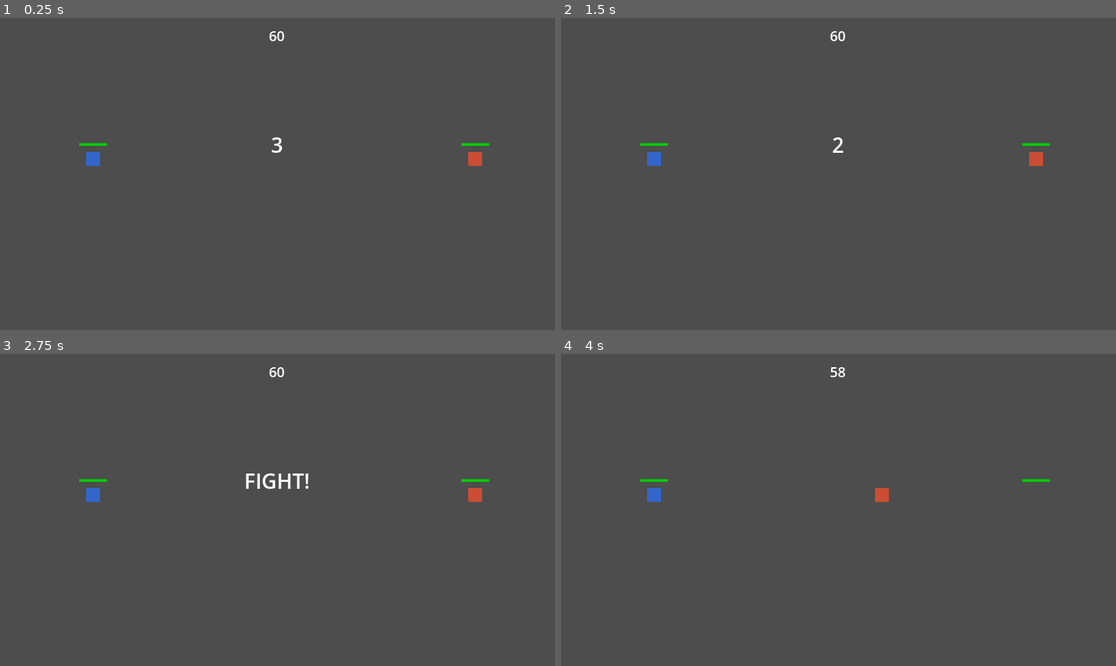
Above: before the commit, frames 1-4 (two rows, left to right).
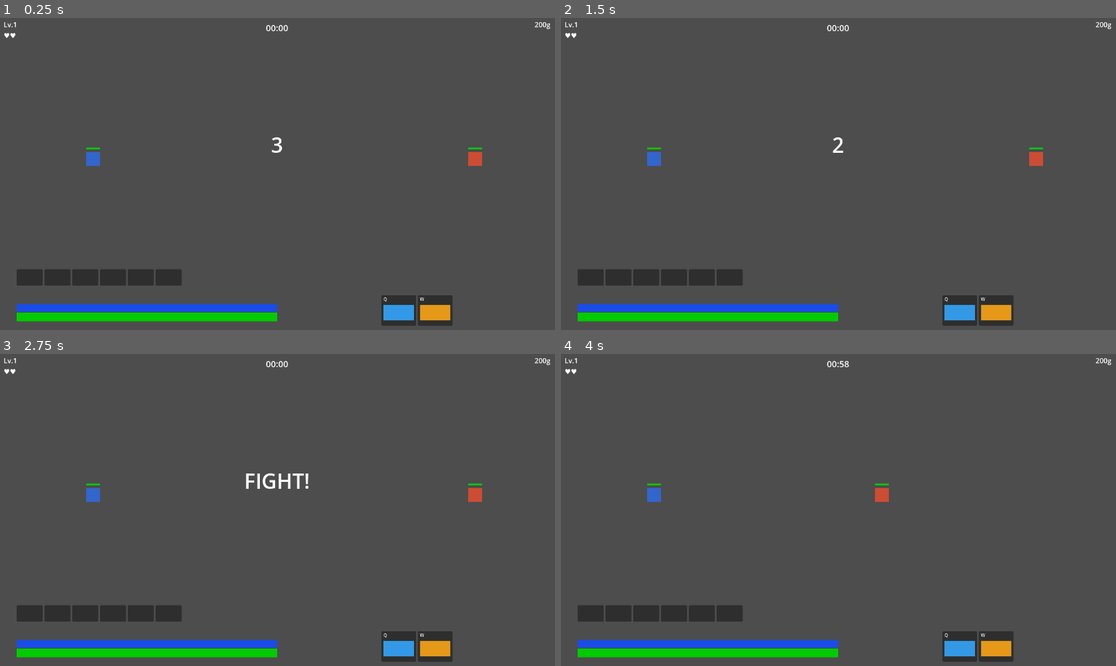
Above: after the commit, the same moments.

Repository: zhistokoepvpp-ctrl/hero-chaos
Game: Godot game, scene res://Scenes/Duel.tscn
Two runs of this game, one before a commit and one after it. Both use one fixed random seed, a clock stepped at 60 frames per second and the inputs below. This scene is started directly instead of the project's main scene.
Inputs (mouse positions are in pixels of both pictures, inside the frame that each line leads up to):
- Up to frame 1 (0.25 s): no input
- Up to frame 2 (1.5 s): tap Enter at 0.5 s; move the mouse to (960, 158) at 0.52 s; tap Q (ability_q) at 0.6 s; click (960, 158) at 0.67 s; tap W (ability_w) at 0.8 s; tap Space at 1.25 s; drag from (727, 189) to (810, 236) at 1.27 s
- Up to frame 3 (2.75 s): tap Enter at 2 s; move the mouse to (333, 441) at 2.02 s; tap Q (ability_q) at 2.1 s; click (333, 441) at 2.17 s; tap W (ability_w) at 2.3 s
- Up to frame 4 (4 s): tap Space at 2.75 s; drag from (810, 572) to (672, 463) at 2.77 s; move the mouse to (1005, 556) at 3.52 s; tap B at 3.6 s; click (1005, 556) at 3.67 s; tap W (ability_w) at 3.8 s

The runs differ from the first frame. In frame 1, 5.5% of the frame differs, in the area x 0-100%, y 1-99%; in frame 2, 5.5%; in frame 3, 5.5%; in frame 4, 5.5%.

Commit message:
fix: duel — arena-style combat, full HUD, attached hp bars

Diff:
--- a/game/Scenes/Duel.tscn
+++ b/game/Scenes/Duel.tscn
@@ -14,38 +14,38 @@
 size = Vector2i(32, 32)
 color = Color(0.2, 0.4, 0.8, 1)
 
+[node name="HeroHpBar" type="ColorRect" parent="ArenaView/HeroRect"]
+position = Vector2i(0, -10)
+size = Vector2i(32, 4)
+color = Color(0, 0.8, 0, 1)
+
+[node name="HeroHpBg" type="ColorRect" parent="ArenaView/HeroRect"]
+position = Vector2i(0, -10)
+size = Vector2i(32, 4)
+color = Color(0.2, 0.2, 0.2, 1)
+show_behind_parent = true
+
 [node name="EnemyRect" type="ColorRect" parent="ArenaView"]
 position = Vector2i(1080, 310)
 size = Vector2i(32, 32)
 color = Color(0.8, 0.2, 0.2, 1)
+
+[node name="EnemyHpBar" type="ColorRect" parent="ArenaView/EnemyRect"]
+position = Vector2i(0, -10)
+size = Vector2i(32, 4)
+color = Color(0, 0.8, 0, 1)
+
+[node name="EnemyHpBg" type="ColorRect" parent="ArenaView/EnemyRect"]
+position = Vector2i(0, -10)
+size = Vector2i(32, 4)
+color = Color(0.2, 0.2, 0.2, 1)
+show_behind_parent = true
 
 [node name="TargetPos" type="ColorRect" parent="ArenaView"]
 position = Vector2i(0, 0)
 size = Vector2i(8, 8)
 color = Color(0, 1, 0, 0.5)
 visible = false
-
-[node name="HeroHpBar" type="ColorRect" parent="ArenaView"]
-position = Vector2i(184, 290)
-size = Vector2i(64, 6)
-color = Color(0, 0.8, 0, 1)
-
-[node name="HeroHpBg" type="ColorRect" parent="ArenaView"]
-position = Vector2i(184, 290)
-size = Vector2i(64, 6)
-color = Color(0.2, 0.2, 0.2, 1)
-show_behind_parent = true
-
-[node name="EnemyHpBar" type="ColorRect" parent="ArenaView"]
-position = Vector2i(1064, 290)
-size = Vector2i(64, 6)
-color = Color(0, 0.8, 0, 1)
-
-[node name="EnemyHpBg" type="ColorRect" parent="ArenaView"]
-position = Vector2i(1064, 290)
-size = Vector2i(64, 6)
-color = Color(0.2, 0.2, 0.2, 1)
-show_behind_parent = true
 
 [node name="CountdownLabel" type="Label" parent="."]
 layout_mode = 0
@@ -60,12 +60,12 @@
 [node name="TimerLabel" type="Label" parent="."]
 layout_mode = 0
 offset_left = 540
-offset_top = 20
+offset_top = 10
 offset_right = 740
-offset_bottom = 60
-text = "60"
+offset_bottom = 40
+text = "00:00"
 horizontal_alignment = 1
-theme_override_font_sizes/font_size = 32
+theme_override_font_sizes/font_size = 20
 
 [node name="ResultLabel" type="Label" parent="."]
 visible = false
@@ -77,3 +77,241 @@
 text = ""
 horizontal_alignment = 1
 theme_override_font_sizes/font_size = 36
+
+[node name="LevelLabel" type="Label" parent="."]
+layout_mode = 0
+offset_left = 10
+offset_top = 5
+offset_right = 200
+offset_bottom = 30
+text = "Lv.1"
+theme_override_font_sizes/font_size = 16
+
+[node name="LivesLabel" type="Label" parent="."]
+layout_mode = 0
+offset_left = 10
+offset_top = 30
+offset_right = 200
+offset_bottom = 55
+text = "♥♥"
+theme_override_font_sizes/font_size = 16
+
+[node name="HpBg" type="ColorRect" parent="."]
+layout_mode = 0
+offset_left = 40
+offset_top = 680
+offset_right = 640
+offset_bottom = 700
+color = Color(0.2, 0.2, 0.2, 1)
+
+[node name="ManaBg" type="ColorRect" parent="."]
+layout_mode = 0
+offset_left = 40
+offset_top = 660
+offset_right = 640
+offset_bottom = 678
+color = Color(0.15, 0.15, 0.2, 1)
+
+[node name="HpBar" type="ColorRect" parent="."]
+layout_mode = 0
+offset_left = 40
+offset_top = 680
+offset_right = 640
+offset_bottom = 700
+color = Color(0, 0.8, 0, 1)
+
+[node name="ManaBar" type="ColorRect" parent="."]
+layout_mode = 0
+offset_left = 40
+offset_top = 660
+offset_right = 640
+offset_bottom = 678
+color = Color(0.1, 0.3, 0.9, 1)
+
+[node name="AbilityBox" type="HBoxContainer" parent="."]
+layout_mode = 0
+offset_left = 880
+offset_top = 640
+offset_right = 1240
+offset_bottom = 710
+
+[node name="QPanel" type="Panel" parent="AbilityBox"]
+custom_minimum_size = Vector2i(80, 60)
+size = Vector2i(80, 60)
+
+[node name="QLabel" type="Label" parent="AbilityBox/QPanel"]
+layout_mode = 0
+offset_left = 5
+offset_top = 2
+offset_right = 75
+offset_bottom = 22
+text = "Q"
+theme_override_font_sizes/font_size = 10
+
+[node name="QCooldownBar" type="ColorRect" parent="AbilityBox/QPanel"]
+layout_mode = 0
+offset_left = 5
+offset_top = 22
+offset_right = 75
+offset_bottom = 58
+color = Color(0.2, 0.6, 0.9, 1)
+
+[node name="QCooldownBg" type="ColorRect" parent="AbilityBox/QPanel"]
+layout_mode = 0
+offset_left = 5
+offset_top = 22
+offset_right = 75
+offset_bottom = 58
+color = Color(0.1, 0.1, 0.1, 1)
+show_behind_parent = true
+
+[node name="WPanel" type="Panel" parent="AbilityBox"]
+custom_minimum_size = Vector2i(80, 60)
+size = Vector2i(80, 60)
+
+[node name="WLabel" type="Label" parent="AbilityBox/WPanel"]
+layout_mode = 0
+offset_left = 5
+offset_top = 2
+offset_right = 75
+offset_bottom = 22
+text = "W"
+theme_override_font_sizes/font_size = 10
+
+[node name="WCooldownBar" type="ColorRect" parent="AbilityBox/WPanel"]
+layout_mode = 0
+offset_left = 5
+offset_top = 22
+offset_right = 75
+offset_bottom = 58
+color = Color(0.9, 0.6, 0.1, 1)
+
+[node name="WCooldownBg" type="ColorRect" parent="AbilityBox/WPanel"]
+layout_mode = 0
+offset_left = 5
+offset_top = 22
+offset_right = 75
+offset_bottom = 58
+color = Color(0.1, 0.1, 0.1, 1)
+show_behind_parent = true
+
+[node name="GoldLabel" type="Label" parent="."]
+layout_mode = 0
+offset_left = 1180
+offset_top = 5
+offset_right = 1270
+offset_bottom = 30
+text = "200g"
+horizontal_alignment = 2
+theme_override_font_sizes/font_size = 16
+
+[node name="InvBox" type="HBoxContainer" parent="."]
+layout_mode = 0
+offset_left = 40
+offset_top = 580
+offset_right = 640
+offset_bottom = 618
+
+[node name="Slot0" type="Panel" parent="InvBox"]
+custom_minimum_size = Vector2i(60, 36)
+size = Vector2i(60, 36)
+color = Color(0.1, 0.1, 0.15, 0.8)
+
+[node name="Slot0Label" type="Label" parent="InvBox/Slot0"]
+layout_mode = 0
+offset_left = 2
+offset_top = 2
+offset_right = 58
+offset_bottom = 34
+text = ""
+theme_override_font_sizes/font_size = 10
+
+[node name="Slot1" type="Panel" parent="InvBox"]
+layout_mode = 0
+offset_left = 70
+offset_top = 0
+offset_right = 130
+offset_bottom = 36
+custom_minimum_size = Vector2i(60, 36)
+color = Color(0.1, 0.1, 0.15, 0.8)
+
+[node name="Slot1Label" type="Label" parent="InvBox/Slot1"]
+layout_mode = 0
+offset_left = 2
+offset_top = 2
+offset_right = 58
+offset_bottom = 34
+text = ""
+theme_override_font_sizes/font_size = 10
+
+[node name="Slot2" type="Panel" parent="InvBox"]
+layout_mode = 0
+offset_left = 140
+offset_top = 0
+offset_right = 200
+offset_bottom = 36
+custom_minimum_size = Vector2i(60, 36)
+color = Color(0.1, 0.1, 0.15, 0.8)
+
+[node name="Slot2Label" type="Label" parent="InvBox/Slot2"]
+layout_mode = 0
+offset_left = 2
+offset_top = 2
+offset_right = 58
+offset_bottom = 34
+text = ""
+theme_override_font_sizes/font_size = 10
+
+[node name="Slot3" type="Panel" parent="InvBox"]
+layout_mode = 0
+offset_left = 210
+offset_top = 0
+offset_right = 270
+offset_bottom = 36
+custom_minimum_size = Vector2i(60, 36)
+color = Color(0.1, 0.1, 0.15, 0.8)
+
+[node name="Slot3Label" type="Label" parent="InvBox/Slot3"]
+layout_mode = 0
+offset_left = 2
+offset_top = 2
+offset_right = 58
+offset_bottom = 34
+text = ""
+theme_override_font_sizes/font_size = 10
+
+[node name="Slot4" type="Panel" parent="InvBox"]
+layout_mode = 0
+offset_left = 280
+offset_top = 0
+offset_right = 340
+offset_bottom = 36
+custom_minimum_size = Vector2i(60, 36)
+color = Color(0.1, 0.1, 0.15, 0.8)
+
+[node name="Slot4Label" type="Label" parent="InvBox/Slot4"]
+layout_mode = 0
+offset_left = 2
+offset_top = 2
+offset_right = 58
+offset_bottom = 34
+text = ""
+theme_override_font_sizes/font_size = 10
+
+[node name="Slot5" type="Panel" parent="InvBox"]
+layout_mode = 0
+offset_left = 350
+offset_top = 0
+offset_right = 410
+offset_bottom = 36
+custom_minimum_size = Vector2i(60, 36)
+color = Color(0.1, 0.1, 0.15, 0.8)
+
+[node name="Slot5Label" type="Label" parent="InvBox/Slot5"]
+layout_mode = 0
+offset_left = 2
+offset_top = 2
+offset_right = 58
+offset_bottom = 34
+text = ""
+theme_override_font_sizes/font_size = 10
--- a/game/Scripts/UI/DuelUI.gd
+++ b/game/Scripts/UI/DuelUI.gd
@@ -3,39 +3,62 @@
 @onready var arena_view: Node2D = $ArenaView
 @onready var hero_rect: ColorRect = $ArenaView/HeroRect
 @onready var enemy_rect: ColorRect = $ArenaView/EnemyRect
+@onready var hero_hp_bar: ColorRect = $ArenaView/HeroRect/HeroHpBar
+@onready var enemy_hp_bar: ColorRect = $ArenaView/EnemyRect/EnemyHpBar
 @onready var target_pos: ColorRect = $ArenaView/TargetPos
-@onready var hero_hp_bar: ColorRect = $ArenaView/HeroHpBar
-@onready var hero_hp_bg: ColorRect = $ArenaView/HeroHpBg
-@onready var enemy_hp_bar: ColorRect = $ArenaView/EnemyHpBar
-@onready var enemy_hp_bg: ColorRect = $ArenaView/EnemyHpBg
 @onready var countdown_label: Label = $CountdownLabel
 @onready var timer_label: Label = $TimerLabel
 @onready var result_label: Label = $ResultLabel
+@onready var level_label: Label = $LevelLabel
+@onready var lives_label: Label = $LivesLabel
+@onready var hp_bar: ColorRect = $HpBar
+@onready var mana_bar: ColorRect = $ManaBar
+@onready var hp_bg: ColorRect = $HpBg
+@onready var mana_bg: ColorRect = $ManaBg
+@onready var q_label: Label = $AbilityBox/QPanel/QLabel
+@onready var w_label: Label = $AbilityBox/WPanel/WLabel
+@onready var q_cooldown_bar: ColorRect = $AbilityBox/QPanel/QCooldownBar
+@onready var w_cooldown_bar: ColorRect = $AbilityBox/WPanel/WCooldownBar
+@onready var q_cooldown_bg: ColorRect = $AbilityBox/QPanel/QCooldownBg
+@onready var w_cooldown_bg: ColorRect = $AbilityBox/WPanel/WCooldownBg
+@onready var gold_label: Label = $GoldLabel
+@onready var inv_slots: Array = [
+	$InvBox/Slot0/Slot0Label,
+	$InvBox/Slot1/Slot1Label,
+	$InvBox/Slot2/Slot2Label,
+	$InvBox/Slot3/Slot3Label,
+	$InvBox/Slot4/Slot4Label,
+	$InvBox/Slot5/Slot5Label
+]
 
 var _hero: HeroBase = null
 var _hero_speed: float = 300.0
 var _hero_dmg: int = 30
 var _hero_atk_range: float = 150.0
-var _hero_atk_spd: float = 1.0
 var _hero_max_hp: float = 500.0
 var _hero_hp: float = 500.0
+var _hero_max_mana: float = 100.0
+var _hero_mana: float = 100.0
+var _hero_atk_spd: float = 1.0
+var _atk_cooldown: float = 0.0
 
 var _enemy_speed: float = 300.0
 var _enemy_dmg: int = 25
 var _enemy_atk_range: float = 150.0
+var _enemy_hp: float = 500.0
+var _enemy_max_hp: float = 500.0
 var _enemy_atk_spd: float = 1.0
-var _enemy_max_hp: float = 500.0
-var _enemy_hp: float = 500.0
+var _enemy_atk_cooldown: float = 0.0
 
 var _move_target: Vector2 = Vector2.ZERO
 var _is_moving: bool = false
-var _atk_cooldown: float = 0.0
-var _enemy_atk_cooldown: float = 0.0
 var _duel_timer: float = Constants.DUEL_TIME
 var _fighting: bool = false
 var _ended: bool = false
 
-
+var _attacking_target = null
+var _prev_target = null
+var _attacking_target_last_pos: Vector2 = Vector2.ZERO
 
 func _ready():
 	_setup_hero()
@@ -55,13 +78,15 @@
 		return
 	var h_type = p.hero_type
 	hero_rect.color = _get_hero_color(h_type)
-	var hero_path = HeroDatabase.get_hero_script_path(h_type)
-	var HeroScript = load(hero_path)
+	var path = HeroDatabase.get_hero_script_path(h_type)
+	var HeroScript = load(path)
 	if HeroScript:
 		_hero = HeroScript.new()
 		_hero.player_data = p
 	_hero_max_hp = p.get_hp()
 	_hero_hp = _hero_max_hp
+	_hero_max_mana = p.get_mana()
+	_hero_mana = _hero_max_mana
 	_hero_dmg = p.get_damage()
 	_hero_atk_spd = p.get_atk_speed()
 	_hero_speed = p.get_speed()
@@ -111,9 +136,15 @@
 func _process(delta):
 	if _ended:
 		return
+
+	if Input.is_action_just_pressed("ability_q") and _hero:
+		_hero.ability_q()
+	if Input.is_action_just_pressed("ability_w") and _hero:
+		_hero.ability_w()
+
 	_duel_timer -= delta
 	var t = max(0, int(_duel_timer))
-	timer_label.text = "%d" % t
+	timer_label.text = "%02d:%02d" % [t / 60, t % 60]
 
 	if _is_moving and _fighting:
 		var dir = (_move_target - hero_rect.position)
@@ -126,52 +157,100 @@
 			target_pos.visible = false
 
 	_combat_tick(delta)
-	_update_hp_bars()
-
-	if _duel_timer <= 0:
+	_update_hud()
+
+	if _duel_timer <= 0 and _fighting:
 		_end_duel()
-
-	if _enemy_hp <= 0:
+	if _enemy_hp <= 0 and _fighting:
 		_end_duel(true)
-	if _hero_hp <= 0:
+	if _hero_hp <= 0 and _fighting:
 		_end_duel(false)
 
 func _input(event):
 	if not _fighting or _ended:
 		return
-	if event is InputEventMouseButton and event.button_index == MOUSE_BUTTON_RIGHT and event.pressed:
-		_move_target = event.position
-		_is_moving = true
+	if not (event is InputEventMouseButton and event.button_index == MOUSE_BUTTON_RIGHT and event.pressed):
+		return
+	if event.position.distance_to(enemy_rect.position) < 50:
+		_set_attack_target("enemy")
+		_is_moving = false
+		target_pos.visible = false
+		return
+	_set_attack_target(null)
+	_move_target = event.position
+	_is_moving = true
+
+func _set_attack_target(target):
+	_clear_target_highlight()
+	_attacking_target = target
+	_prev_target = target
+	if target == "enemy":
+		_apply_target_highlight()
+
+func _apply_target_highlight():
+	enemy_rect.modulate = Color.YELLOW
+
+func _clear_target_highlight():
+	enemy_rect.modulate = Color.WHITE
 
 func _combat_tick(delta):
 	_atk_cooldown -= delta
 	_enemy_atk_cooldown -= delta
 
-	# Hero attacks enemy
-	if hero_rect.position.distance_to(enemy_rect.position) <= _hero_atk_range:
-		if _atk_cooldown <= 0:
+	# Hero attack toward enemy
+	if _attacking_target == "enemy" and _enemy_hp > 0:
+		var dist = hero_rect.position.distance_to(enemy_rect.position)
+		if dist > _hero_atk_range:
+			var dir = (enemy_rect.position - hero_rect.position).normalized()
+			hero_rect.position += dir * _hero_speed * delta
+		elif _atk_cooldown <= 0:
 			_atk_cooldown = 1.0 / _hero_atk_spd
 			_enemy_hp -= _hero_dmg
-	else:
-		if _is_moving:
-			var dir = (enemy_rect.position - hero_rect.position).normalized()
-			hero_rect.position += dir * _hero_speed * delta
-
-	# Enemy attacks hero
-	var dist = enemy_rect.position.distance_to(hero_rect.position)
-	if dist <= _enemy_atk_range:
-		if _enemy_atk_cooldown <= 0:
+	elif _is_moving and _enemy_hp > 0:
+		pass # movement handled in _process
+
+	# Enemy always moves toward and attacks hero
+	if _hero_hp > 0:
+		var dist = enemy_rect.position.distance_to(hero_rect.position)
+		if dist > _enemy_atk_range:
+			var dir = (hero_rect.position - enemy_rect.position).normalized()
+			enemy_rect.position += dir * _enemy_speed * delta
+		elif _enemy_atk_cooldown <= 0:
 			_enemy_atk_cooldown = 1.0 / _enemy_atk_spd
 			_hero_hp -= _enemy_dmg
-	else:
-		var dir = (hero_rect.position - enemy_rect.position).normalized()
-		enemy_rect.position += dir * _enemy_speed * delta
-
-func _update_hp_bars():
+
+	# Update world hp bars
 	var hr = clamp(_hero_hp / _hero_max_hp, 0, 1)
 	var er = clamp(_enemy_hp / _enemy_max_hp, 0, 1)
-	hero_hp_bar.size.x = hero_hp_bg.size.x * hr
-	enemy_hp_bar.size.x = enemy_hp_bg.size.x * er
+	hero_hp_bar.size.x = hero_hp_bar.get_parent().size.x * hr
+	enemy_hp_bar.size.x = enemy_hp_bar.get_parent().size.x * er
+
+func _update_hud():
+	var p = GameManager.players.get(GameManager.local_player_id)
+	if not p:
+		return
+
+	level_label.text = "Lv.%d" % p.level
+	gold_label.text = "%dg" % p.gold
+	match p.lives:
+		2: lives_label.text = "♥♥"
+		1: lives_label.text = "♥♡"
+		_: lives_label.text = "♡♡"
+
+	var hp_ratio = clamp(_hero_hp / _hero_max_hp, 0.0, 1.0)
+	var mana_ratio = clamp(_hero_mana / _hero_max_mana, 0.0, 1.0)
+	hp_bar.size.x = hp_bg.size.x * hp_ratio
+	mana_bar.size.x = mana_bg.size.x * mana_ratio
+
+	if _hero:
+		q_cooldown_bar.size.x = q_cooldown_bg.size.x * _hero.get_q_progress()
+		w_cooldown_bar.size.x = w_cooldown_bg.size.x * _hero.get_w_progress()
+
+	for i in range(6):
+		if i < p.inventory.size():
+			inv_slots[i].text = ItemDatabase.get_item_name(p.inventory[i])
+		else:
+			inv_slots[i].text = ""
 
 func _end_duel(won: bool = false):
 	if _ended:
@@ -180,17 +259,18 @@
 	_fighting = false
 	set_process(false)
 
+	if not won:
+		var hero_pct = _hero_hp / _hero_max_hp
+		var enemy_pct = _enemy_hp / _enemy_max_hp
+		if hero_pct >= enemy_pct:
+			won = true
+
 	if won:
 		result_label.text = "VICTORY! +%dg" % Constants.DUEL_WINNER_GOLD
+		result_label.modulate = Color(0, 1, 0)
 	else:
-		var hero_pct = _hero_hp / _hero_max_hp * 100.0
-		var enemy_pct = _enemy_hp / _enemy_max_hp * 100.0
-		var actually_won = hero_pct >= enemy_pct
-		if actually_won:
-			won = true
-			result_label.text = "VICTORY (by HP)! +%dg" % Constants.DUEL_WINNER_GOLD
-		else:
-			result_label.text = "DEFEAT - No bonus gold"
+		result_label.text = "DEFEAT"
+		result_label.modulate = Color(1, 0, 0)
 
 	result_label.visible = true
 
Not shown, added: game/Scripts/UI/DuelUI.gd.uid
